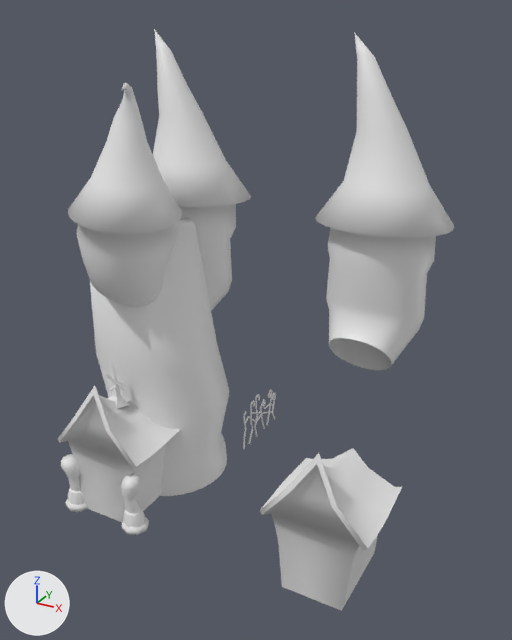
One commit to the FBX model Assets/Art/pleaceholders/Blocking houses.fbx: the scene before it, then after it.
Before and after are seen from a 50 mm lens placed at (6.4, -8.5, 7.31), pointed at (1.74, -0.03, 3.08). Arrows for +X, +Y and +Z are at lower left; the lights stay in place.
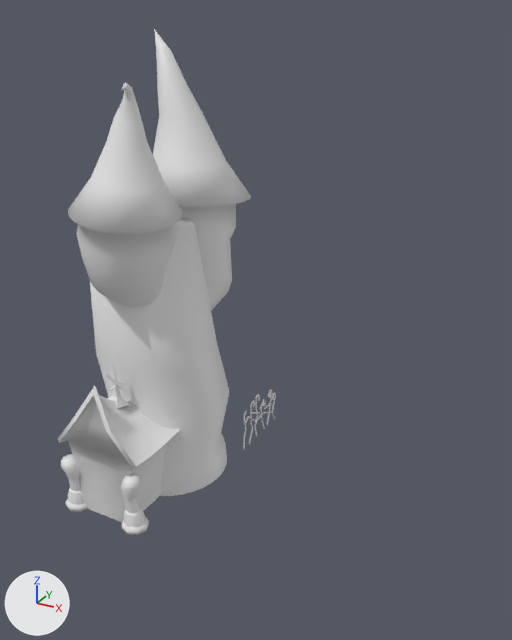
Changed parts and their boxes (x1, y1, x2, y2) in the pictures (512 x 640 px):
'Cylinder.004', deleted
    before: (315, 32, 454, 370)
'Cylinder.002', deleted
    before: (259, 448, 402, 611)

The change, as a diff of the scene's bpy script:
```diff
--- a/Assets/Art/pleaceholders/Blocking houses.fbx.py
+++ b/Assets/Art/pleaceholders/Blocking houses.fbx.py
@@ ob_cylinder_002 @@
-ob_cylinder_002 = bpy.data.objects.new('Cylinder.002', me_cylinder_004)
-ob_cylinder_002.location = (3.98, -0.52, 0.01)
@@ ob_cylinder_004 @@
-ob_cylinder_004 = bpy.data.objects.new('Cylinder.004', me_cylinder_005)
-ob_cylinder_004.location = (3.2, 0.85, 4.55)
```
